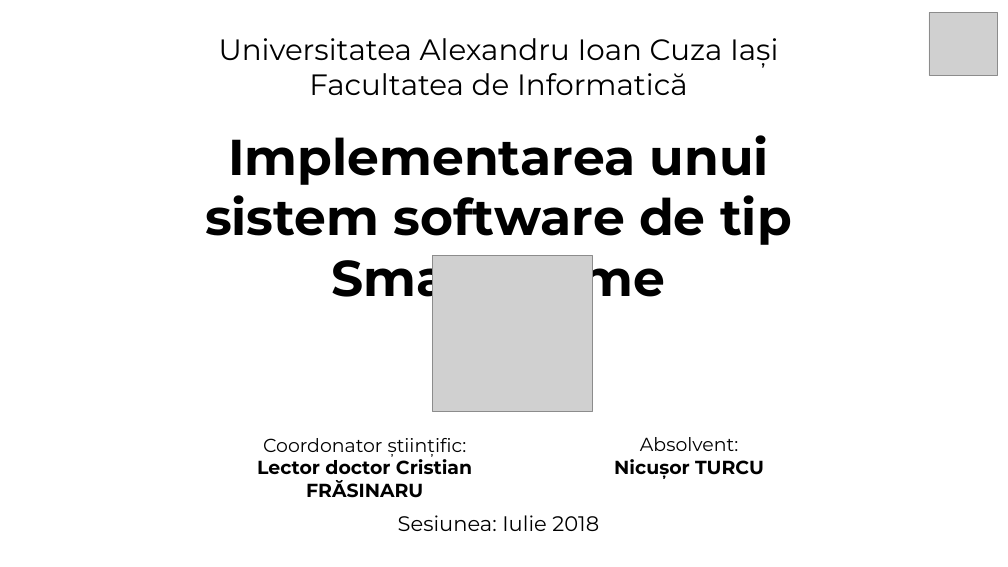
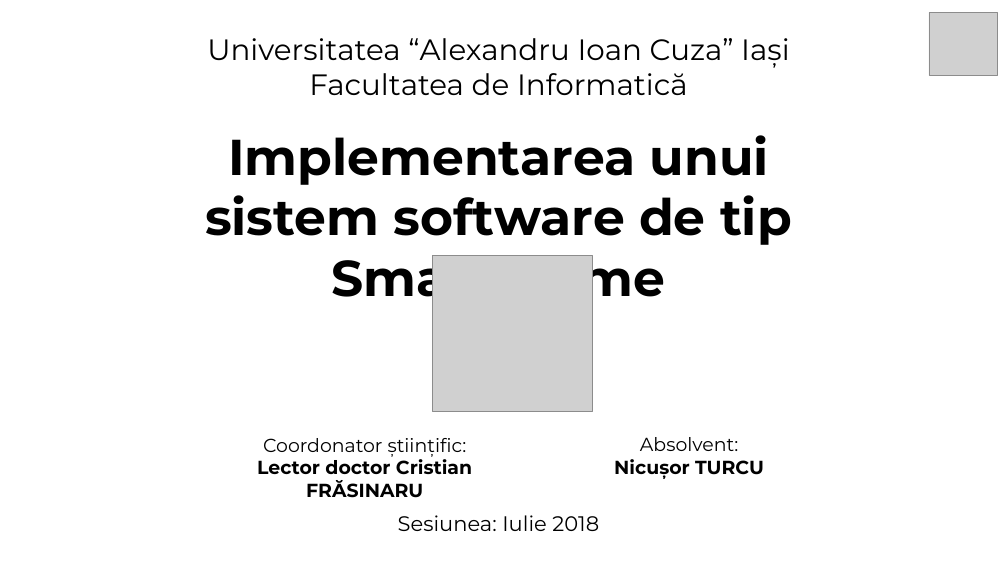
Before and after one commit to turcunicusor/Licenta, a slide deck: slide 1 of Documentation/Presentation.pptx. Drawn at 1008x567 pixels with LibreOffice and Linux fonts; fonts in the diff are those of the drawing; grey boxes stand for pictures. Boxes give left, top, right and bottom in pixels: in the first picture for what was removed or moved away, otherwise in the second. Text is boxed around its words. In the diff, an @@ line names an element or a change of style, - is before the commit and + after.

```diff
--- a/Documentation/Presentation.pptx
+++ b/Documentation/Presentation.pptx
@@ text at bbox=[207, 38, 789, 68]: text changed @@
-Universitatea Alexandru Ioan Cuza Iași
+Universitatea “Alexandru Ioan Cuza” Iași
```
Also in this commit, not shown: 7 other slides changed, 3 slides added, 1 other file.
